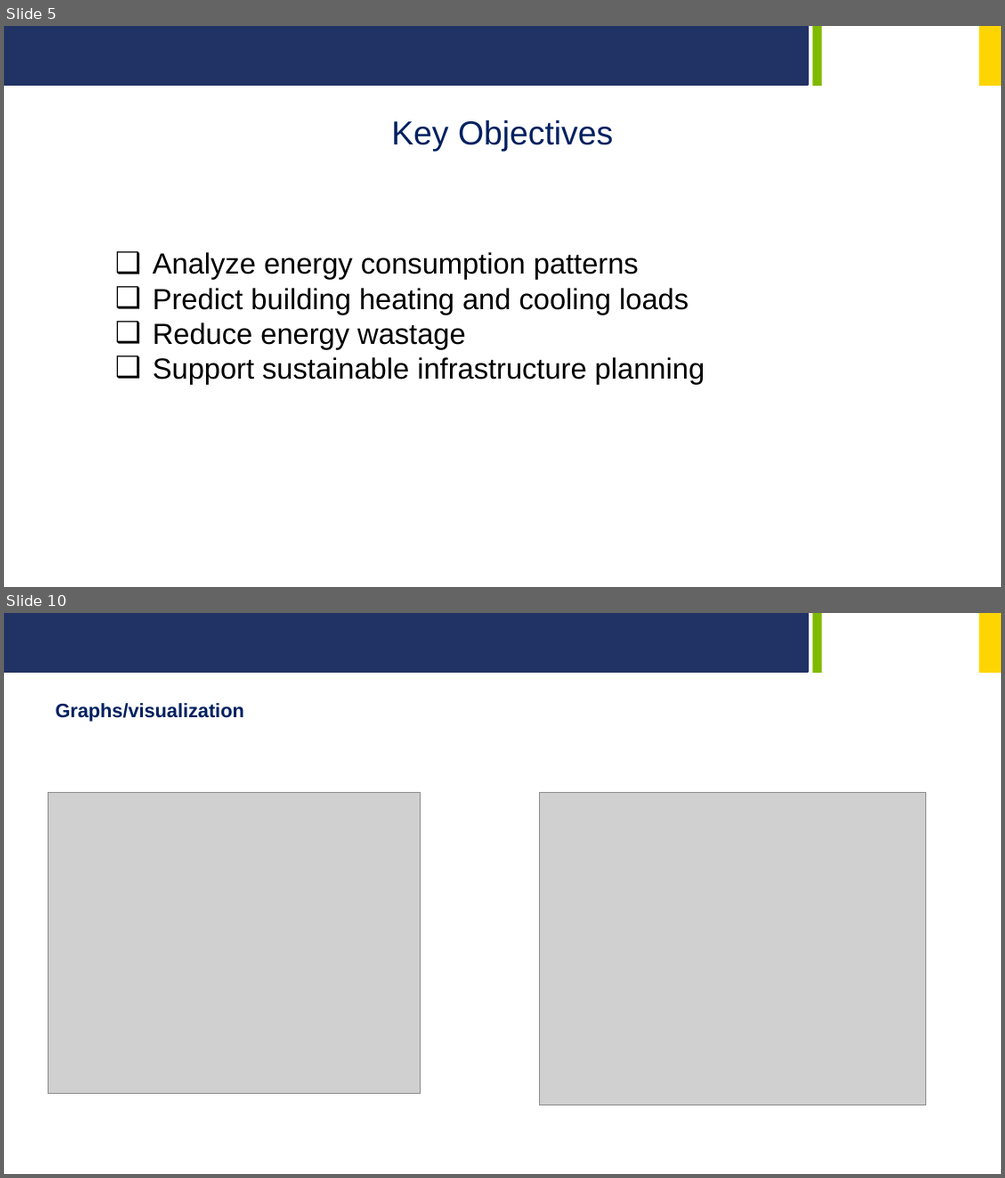
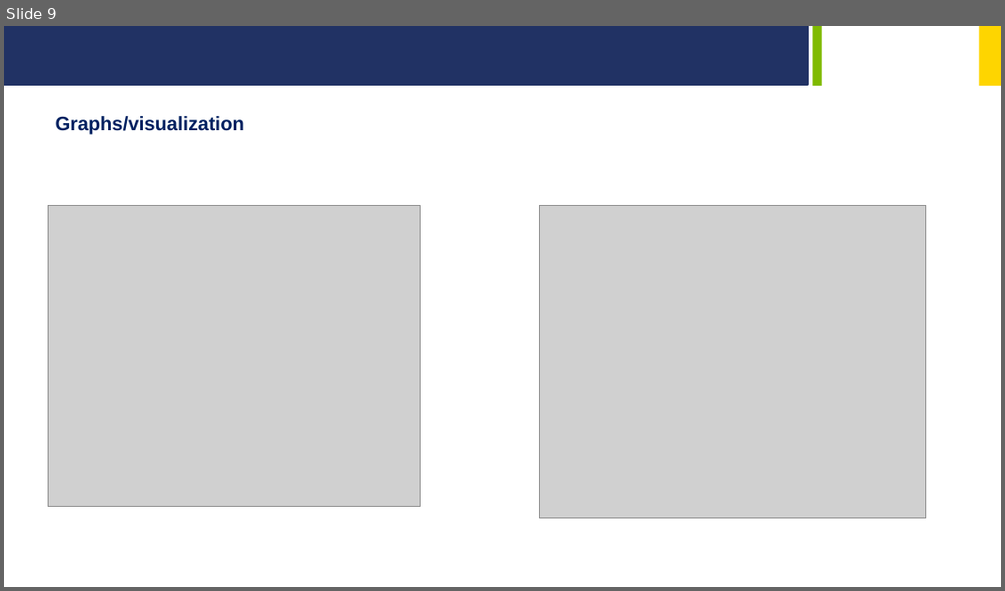
Before and after one commit to sohangehlot/AI-Energy-Consumption-Prediction, a slide deck: ai based Energy consumption prediction project.pptx. Shown one above the other, each under a label of ours: slides 5 and 10 before the commit, slide 9 after it; the slides between them are not shown. The pictures are 1005x1178 and 1005x591 pixels, drawn with LibreOffice and Linux fonts; fonts in the diff are those of the drawing; grey boxes stand for pictures; background and template pictures are left out. Boxes give left, top, right and bottom in pixels: in the first picture for what was removed or moved away, otherwise in the second. Text is boxed around its words. In the diff, an @@ line names an element or a change of style, - is before the commit and + after.

```diff
--- a/ai based Energy consumption prediction project.pptx
+++ b/ai based Energy consumption prediction project.pptx
@@ slide 5 removed at [4,26,1001,587], background #FFFFFF; not listed: 3 template elements that a slide beside it also shows @@
@@ text removed at [391,120,613,151] @@
-Key Objectives
@@ text removed at [153,252,704,384] @@
-❑ Analyze energy consumption patterns
-❑ Predict building heating and cooling loads
-❑ Reduce energy wastage
-❑ Support sustainable infrastructure planning
@@ what was slide 10 is now slide 9 @@
```
Also in this commit, not shown: 10 slides changed, 1 other slide removed.
